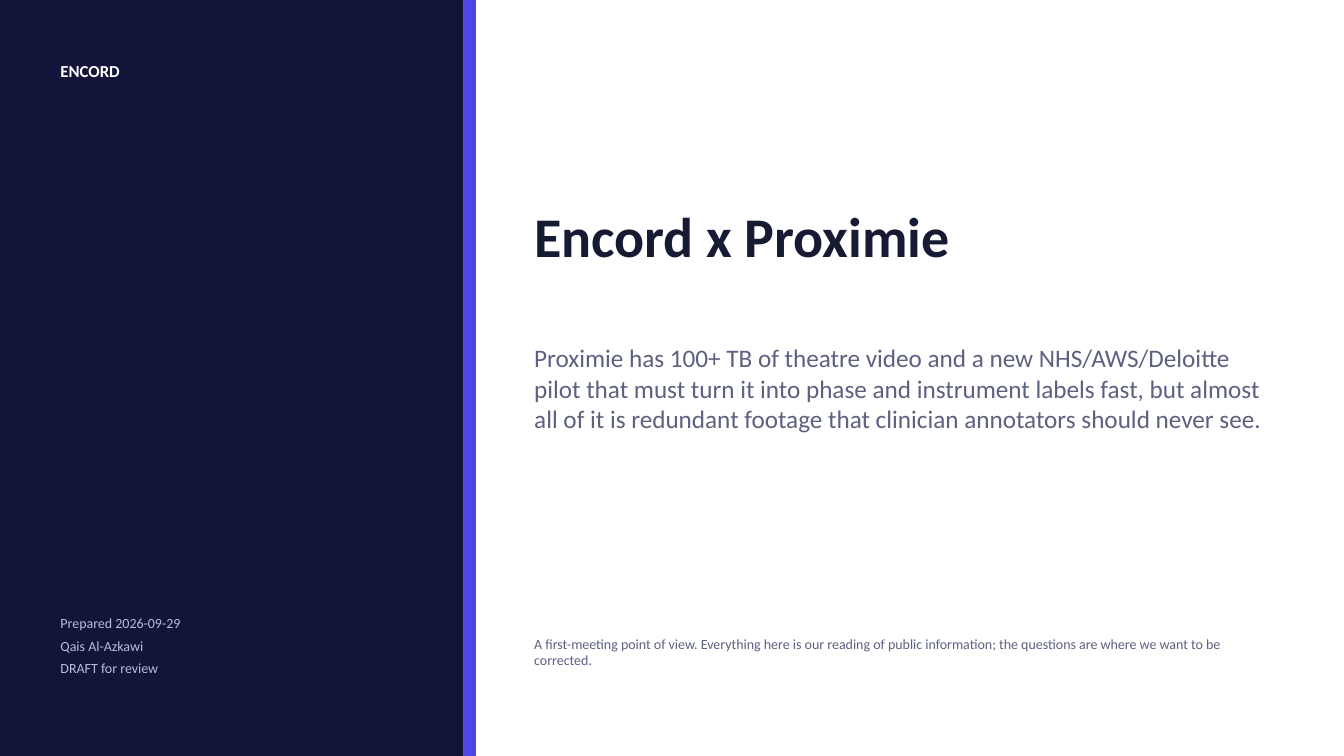
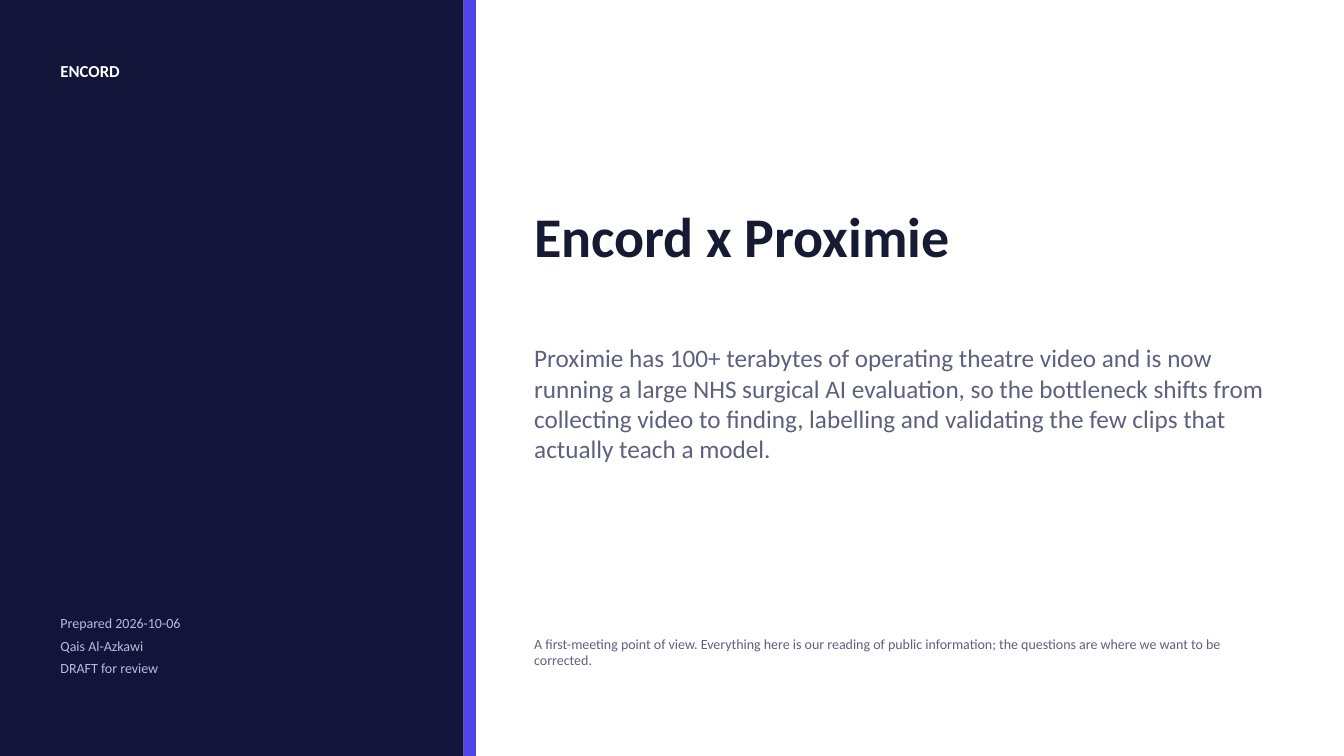
Before and after one commit to qaisak/signal-desk, a slide deck: slide 1 of docs/briefs/proximie.pptx. Drawn at 1344x756 pixels with LibreOffice and Linux fonts; fonts in the diff are those of the drawing. Boxes give left, top, right and bottom in pixels: in the first picture for what was removed or moved away, otherwise in the second. Text is boxed around its words. In the diff, an @@ line names an element or a change of style, - is before the commit and + after.

```diff
--- a/docs/briefs/proximie.pptx
+++ b/docs/briefs/proximie.pptx
@@ text at (x1=534, y1=349, x2=1262, y2=462): text changed @@
-Proximie has 100+ TB of theatre video and a new NHS/AWS/Deloitte pilot that must turn it into phase and instrument labels fast, but almost all of it is redundant footage that clinician annotators should never see.
+Proximie has 100+ terabytes of operating theatre video and is now running a large NHS surgical AI evaluation, so the bottleneck shifts from collecting video to finding, labelling and validating the few clips that actually teach a model.
@@ text at (x1=60, y1=618, x2=180, y2=630): text changed @@
-Prepared 2026-09-29
+Prepared 2026-10-06
```
Also in this commit, not shown: 6 other slides changed, 9 other files.
